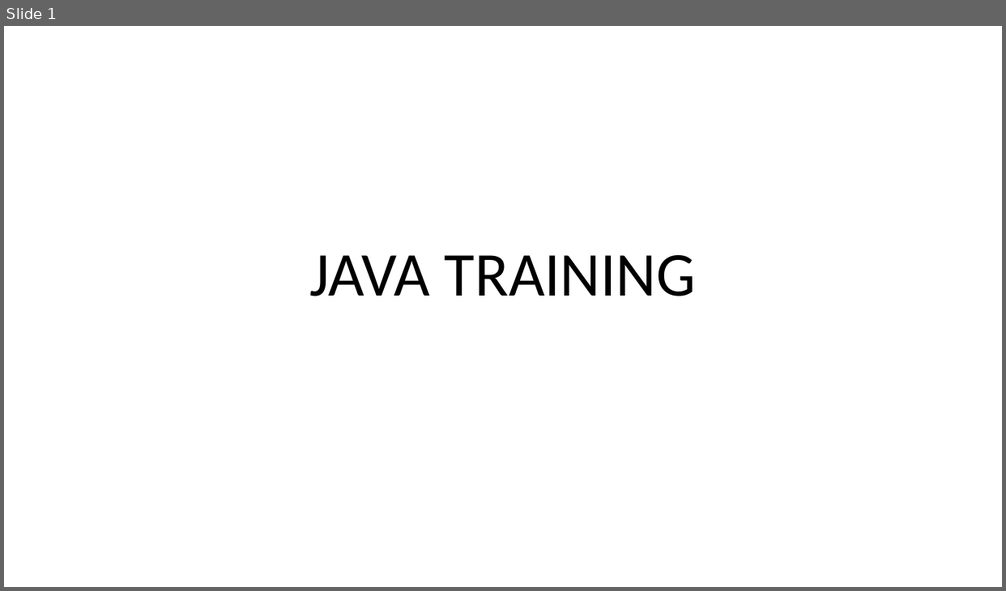
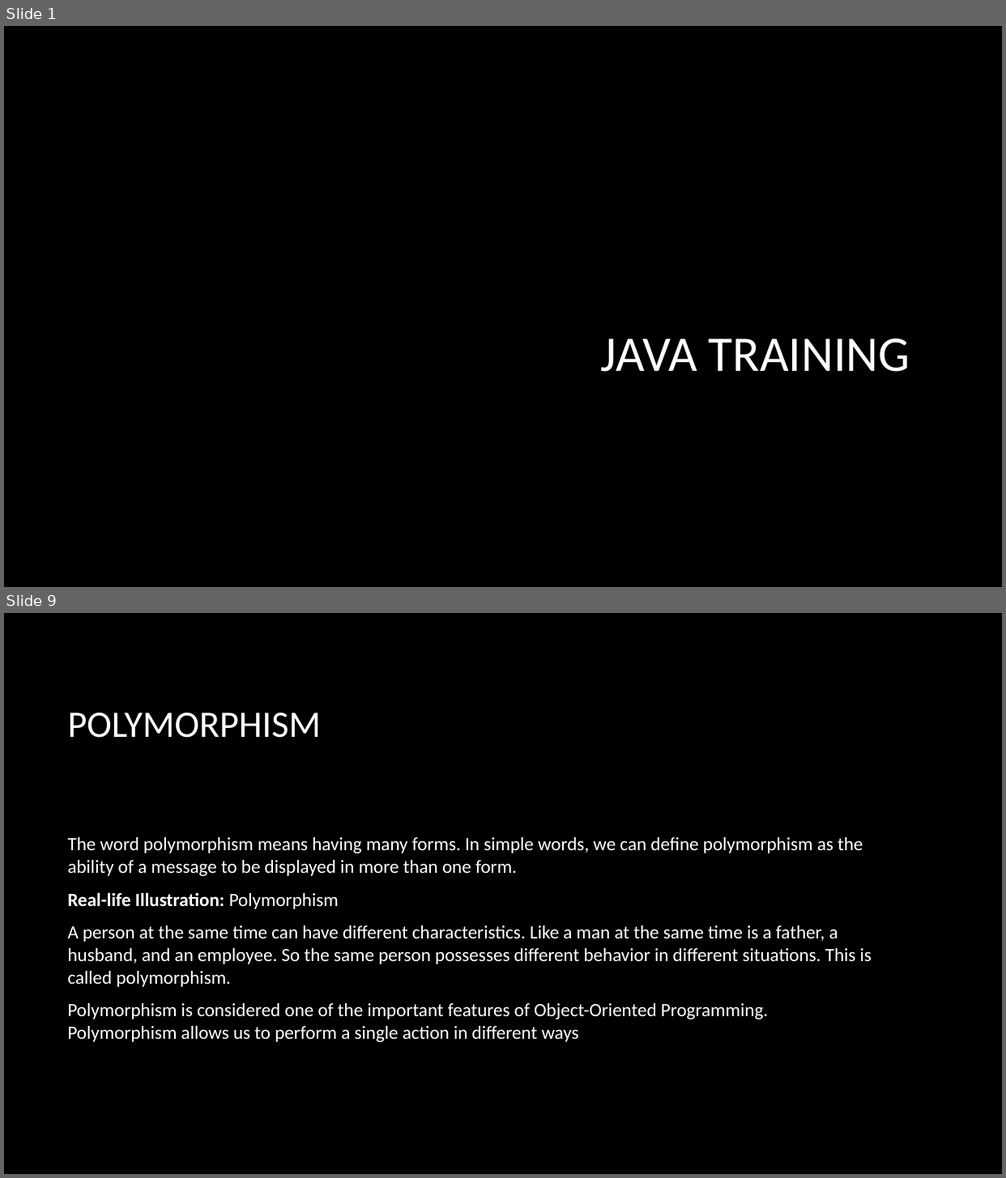
Before and after one commit to Praju-11/Java_Arctic, a slide deck: Day2.pptx. Shown one above the other, each under a label of ours: slide 1 before the commit, slides 1 and 9 after it; the slides between them are not shown. The pictures are 1006x591 and 1006x1178 pixels, drawn with LibreOffice and Linux fonts; fonts in the diff are those of the drawing; background and template pictures are left out. Boxes give left, top, right and bottom in pixels: in the first picture for what was removed or moved away, otherwise in the second. Text is boxed around its words. In the diff, an @@ line names an element or a change of style, - is before the commit and + after.

```diff
--- a/Day2.pptx
+++ b/Day2.pptx
@@ slide 9 added at bbox=[4, 613, 1002, 1174], background picture (left out) @@
@@ title added at bbox=[68, 713, 321, 738], 36 pt, text #FFFFFF @@
+POLYMORPHISM
@@ text added at bbox=[68, 837, 872, 1042], 18 pt, text #FFFFFF @@
+The word polymorphism means having many forms. In simple words, we can define polymorphism as the ability of a message to be displayed in more than one form.
+Real-life Illustration: Polymorphism
+A person at the same time can have different characteristics. Like a man at the same time is a father, a husband, and an employee. So the same person possesses different behavior in different situations. This is called polymorphism.
+Polymorphism is considered one of the important features of Object-Oriented Programming. Polymorphism allows us to perform a single action in different ways
@@ slide 1 changed as well @@
@@ background #FFFFFF to picture (left out) @@
@@ title "JAVA TRAINING": place and size @@
-title "JAVA TRAINING" at bbox=[309, 255, 696, 297]
+title "JAVA TRAINING" at bbox=[601, 339, 910, 372]
@@ title "JAVA TRAINING" at bbox=[601, 339, 910, 372]: size 60 to 48 pt, text colour #000000 to #FFFFFF; alignment centre to right; line spacing 0.9 to 1 @@
```
Also in this commit, not shown: 10 other slides added, 23 slides removed, 2 other files.
